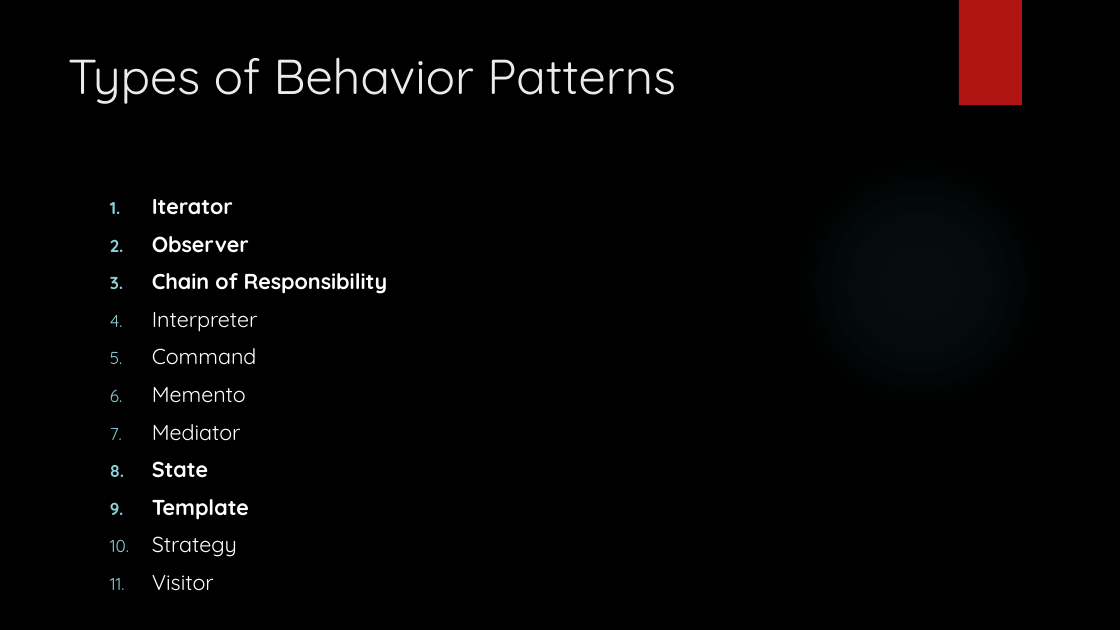
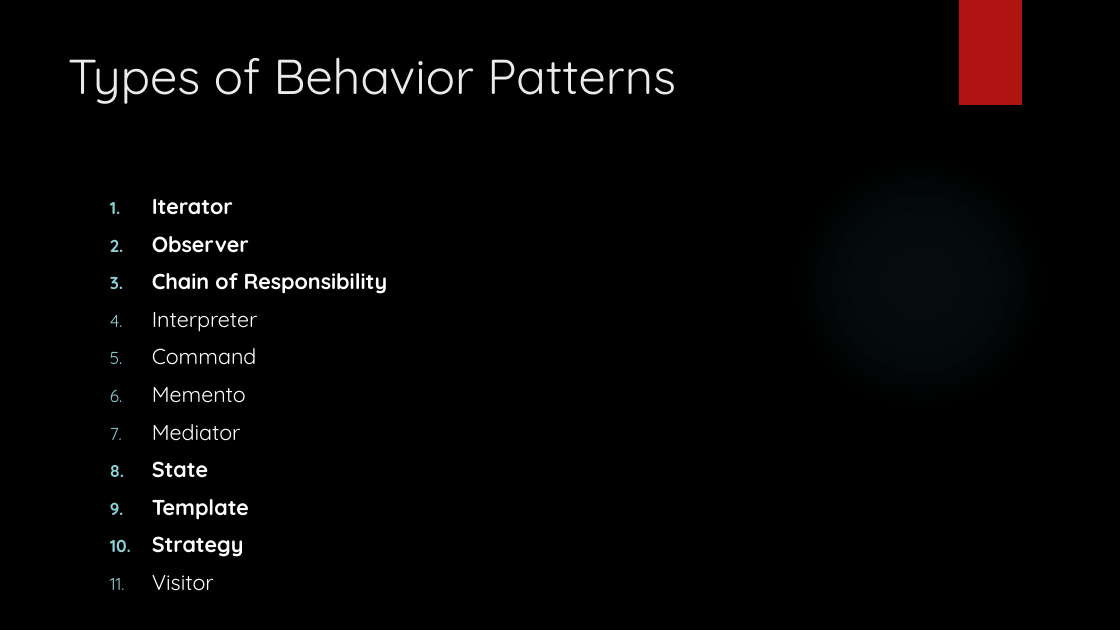
Before and after one commit to onssabarish1992/Design-Patterns, a slide deck: slide 3 of BehaviouralPatterns/BehaviouralPatterns.pptx. Drawn at 1120x630 pixels with LibreOffice and Linux fonts; fonts in the diff are those of the drawing; background and template pictures are left out. Boxes give left, top, right and bottom in pixels: in the first picture for what was removed or moved away, otherwise in the second. Text is boxed around its words. In the diff, an @@ line names an element or a change of style, - is before the commit and + after.

Commit message:
Strategy Pattern
Code sample for strategy design pattern

```diff
--- a/BehaviouralPatterns/BehaviouralPatterns.pptx
+++ b/BehaviouralPatterns/BehaviouralPatterns.pptx
@@ text at (152, 536, 244, 557): bold on in "Strategy" @@
```
Also in this commit, not shown: 11 other files.
